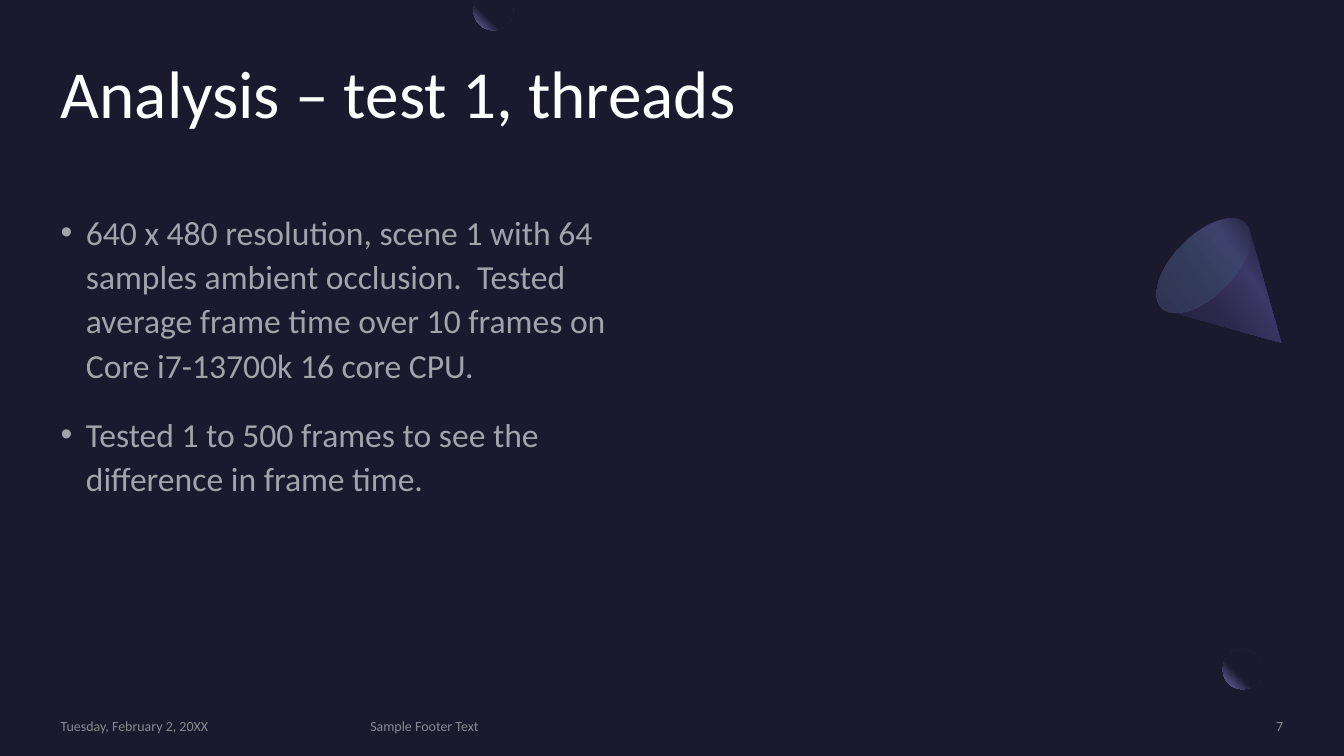
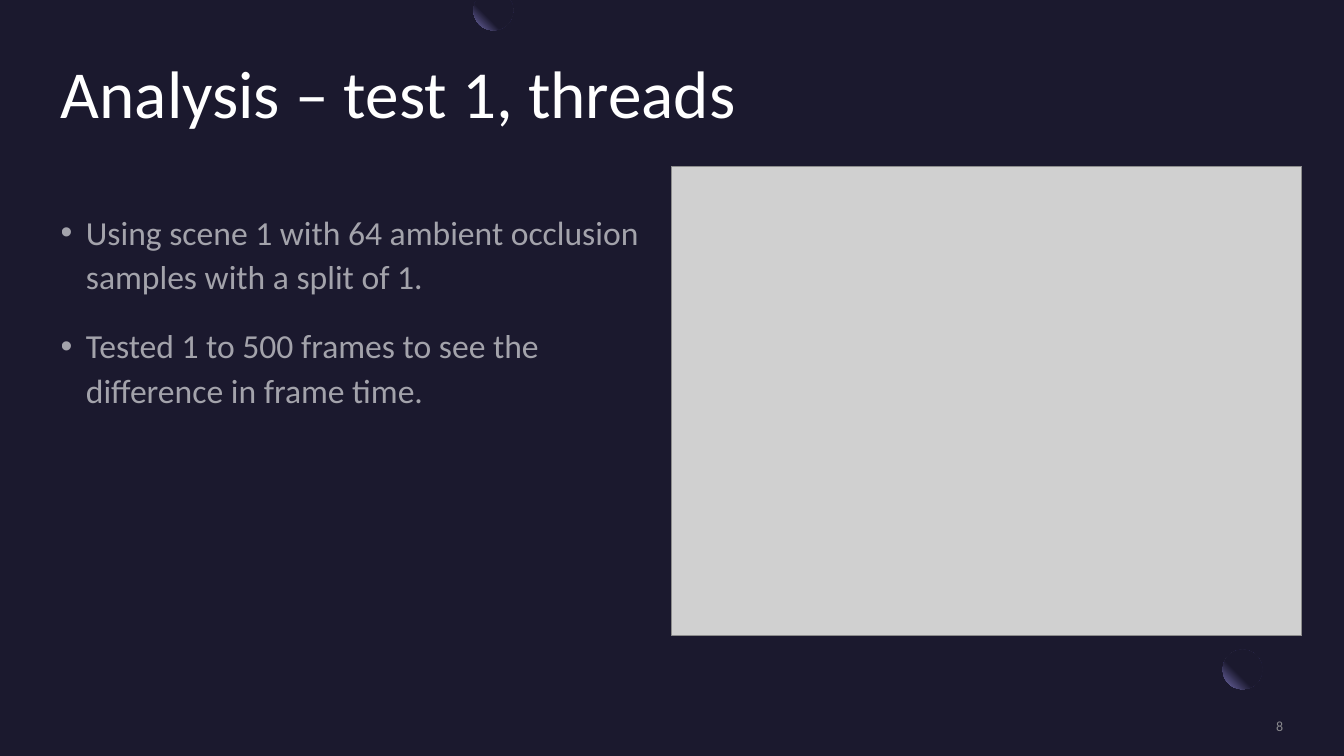
Before and after one commit to jtothec67/Ray-tracer, a slide deck: slide 8 of Presentation Title.pptx (slide 7 before the commit). Drawn at 1344x756 pixels with LibreOffice and Linux fonts; fonts in the diff are those of the drawing; grey boxes stand for pictures. Boxes give left, top, right and bottom in pixels: in the first picture for what was removed or moved away, otherwise in the second. Text is boxed around its words. In the diff, an @@ line names an element or a change of style, - is before the commit and + after.

```diff
--- a/Presentation Title.pptx
+++ b/Presentation Title.pptx
@@ picture added at <box>673,166,1303,636</box> @@
@@ ellipse removed at <box>1141,202,1267,328</box> @@
@@ text at <box>86,221,639,295</box>: text changed @@
-• 640 x 480 resolution, scene 1 with 64 samples ambient occlusion. Tested average frame time over 10 frames on Core i7-13700k 16 core CPU.
+• Using scene 1 with 64 ambient occlusion samples with a split of 1.
@@ text removed at <box>61,721,208,733</box> @@
-Tuesday, February 2, 20XX
@@ text removed at <box>370,721,478,733</box> @@
-Sample Footer Text
@@ page number at <box>1276,721,1283,731</box>: text changed @@
-7
+8
```
Also in this commit, not shown: 8 other slides changed, 10 slides added, 2 slides removed, 2 other files.
